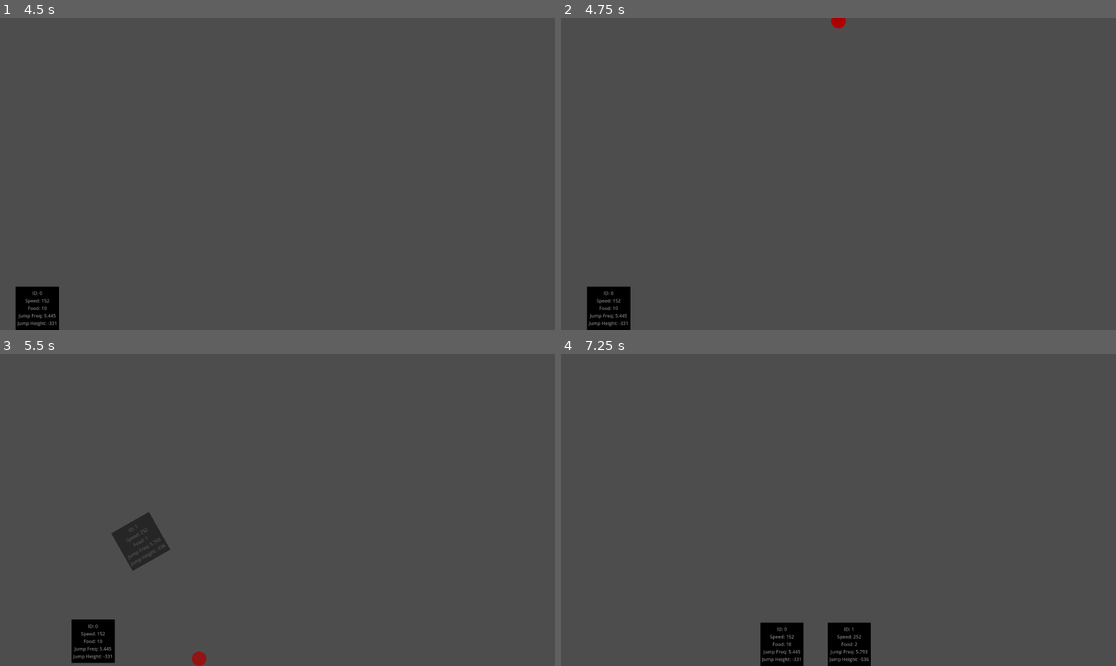
Above: before the commit, frames 1-4 (two rows, left to right).
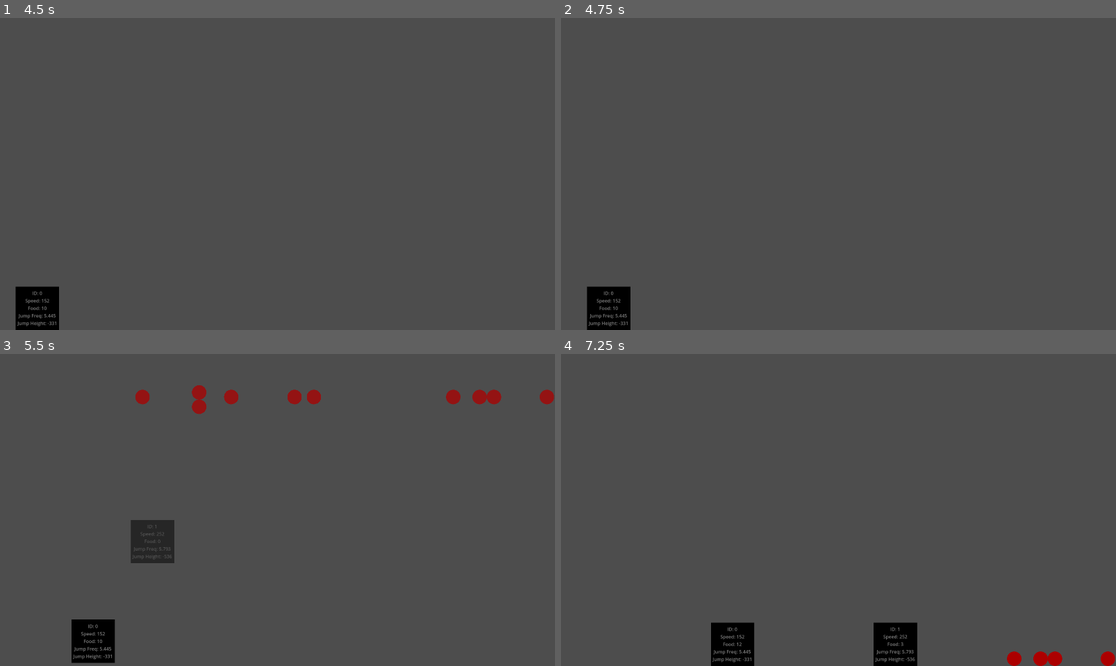
Above: after the commit, the same moments.

Repository: paulfok/es
Game: Godot game, scene res://main.tscn
Same seed, same stepped clock (60 frames per second), same inputs: the game is played once before the commit and once after it.
Inputs:
- Up to frame 1 (4.5 s): no input
- Up to frame 2 (4.75 s): no input
- Up to frame 3 (5.5 s): no input
- Up to frame 4 (7.25 s): no input

Frame 1 is identical in both runs. In frame 2, less than 0.1% of the frame differs, in the area x 48-52%, y 0-4%; in frame 3, 1.8%; in frame 4, 4.4%, in the area x 27-100%, y 85-100%.

Commit message:
Fix food 	modified:   scripts/food.gd

Diff:
--- a/scripts/food.gd
+++ b/scripts/food.gd
@@ -4,7 +4,7 @@
 
 # Called when the node enters the scene tree for the first time.
 func _ready() -> void:
-	if name == "Food":
+	if not name == "Food":
 		$CollisionShape2D.disabled = false
 		gravity_scale = 1
 
